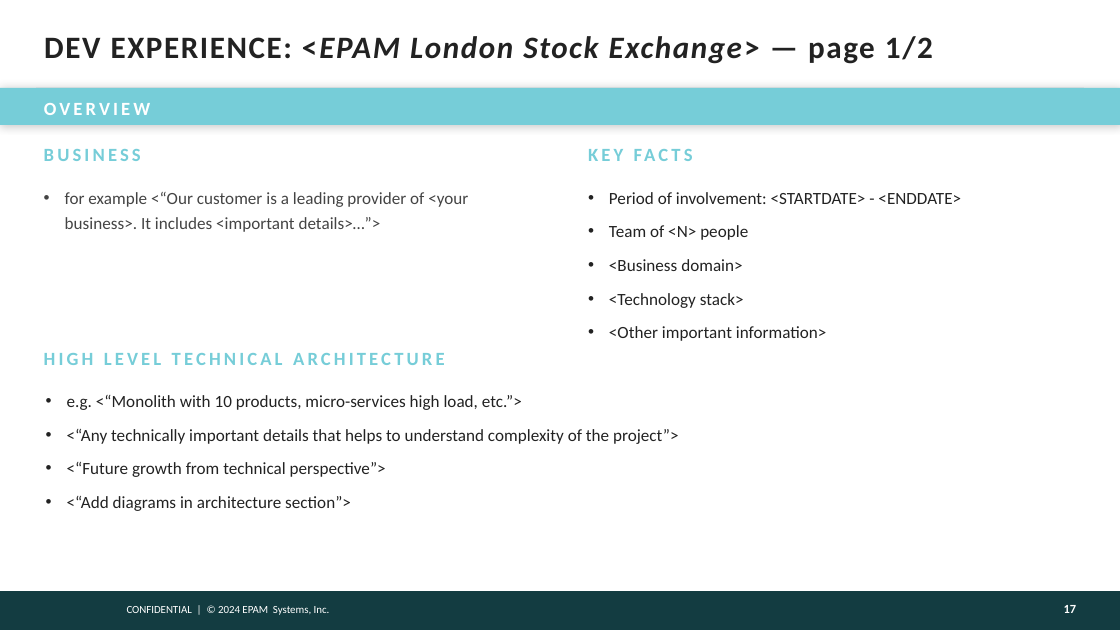
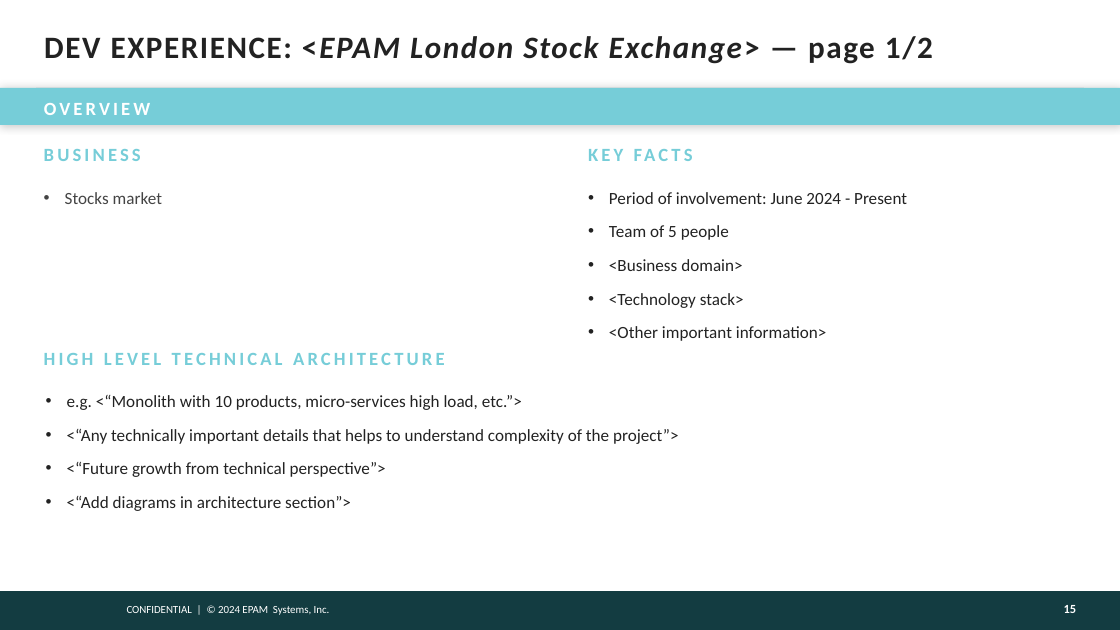
Before and after one commit to victoravt/Papers, a slide deck: slide 15 of Assessment Epam A2-A3/presentation-template.pptx (slide 17 before the commit). Drawn at 1120x630 pixels with LibreOffice and Linux fonts; fonts in the diff are those of the drawing; background and template pictures are left out. Boxes give left, top, right and bottom in pixels: in the first picture for what was removed or moved away, otherwise in the second. Text is boxed around its words. In the diff, an @@ line names an element or a change of style, - is before the commit and + after.

Commit message:
todo: Continue from design part of the presentation. Added upwork-code-examples

```diff
--- a/Assessment Epam A2-A3/presentation-template.pptx
+++ b/Assessment Epam A2-A3/presentation-template.pptx
@@ text at (65, 192, 162, 204): text changed @@
-• for example <“Our customer is a leading provider of <your business>. It includes <important details>…”>
+• Stocks market
@@ text at (609, 192, 907, 240): text changed @@
-• Period of involvement: <STARTDATE> - <ENDDATE>
-• Team of <N> people
+• Period of involvement: June 2024 - Present
+• Team of 5 people
@@ page number at (1064, 605, 1077, 613): text changed @@
-17
+15
```
Also in this commit, not shown: 11 other slides changed, 1 slide added, 3 slides removed, 2 other files.
